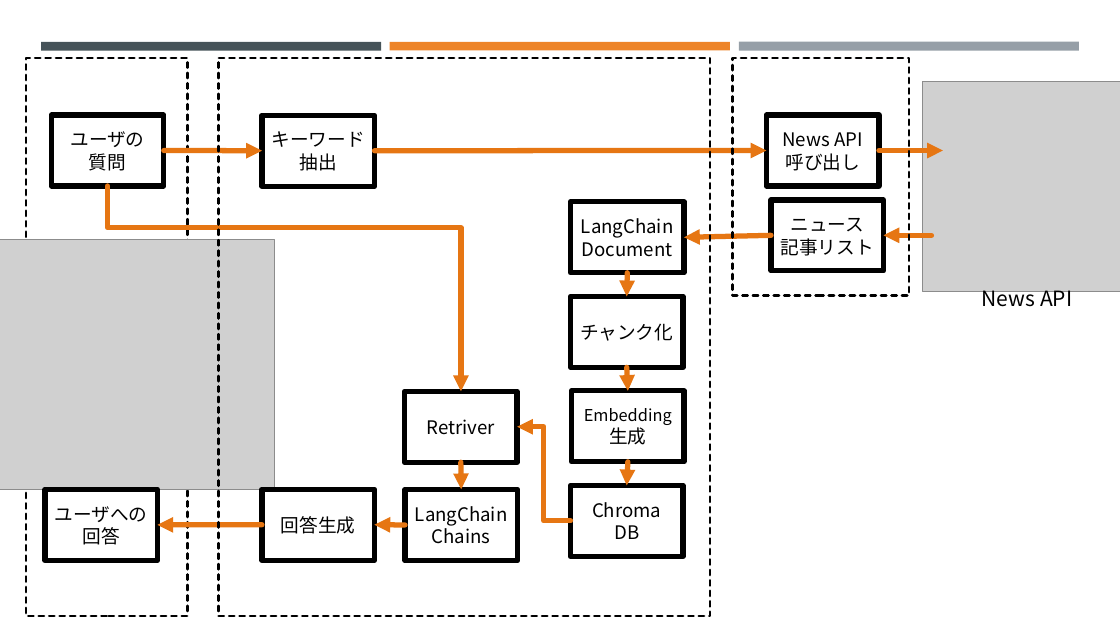
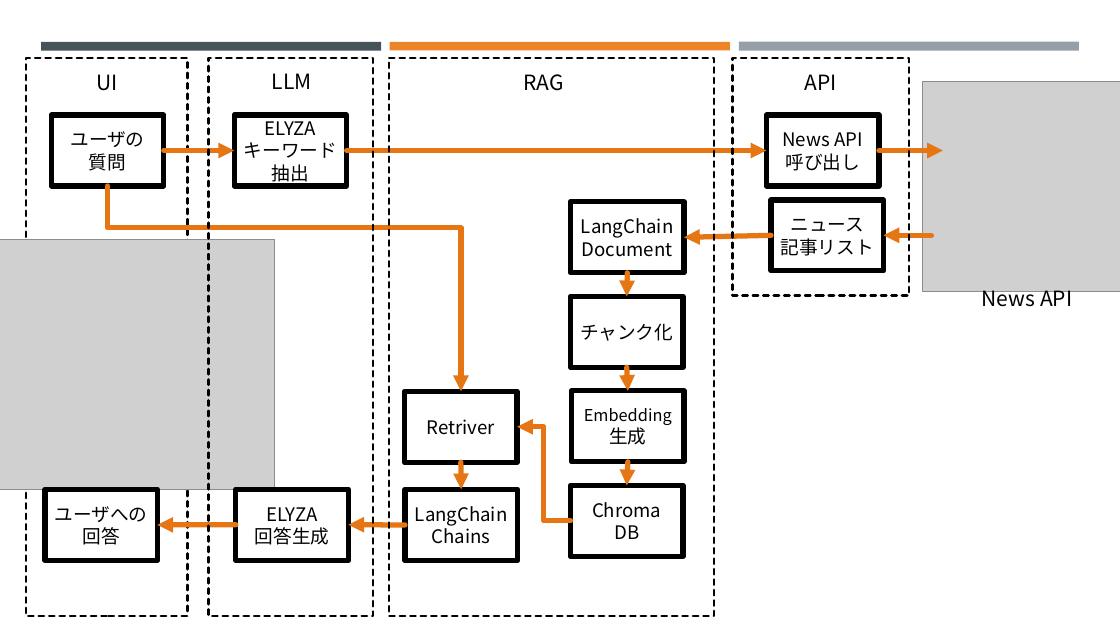
Before and after one commit to m25c1049/generative_AI, a slide deck: slide 3 of m25c1049_生成AI基礎とビジネス応用_プレゼン.pptx. Drawn at 1120x630 pixels with LibreOffice and Linux fonts; fonts in the diff are those of the drawing; grey boxes stand for pictures. Boxes give left, top, right and bottom in pixels: in the first picture for what was removed or moved away, otherwise in the second. Text is boxed around its words. In the diff, an @@ line names an element or a change of style, - is before the commit and + after.

```diff
--- a/m25c1049_生成AI基礎とビジネス応用_プレゼン.pptx
+++ b/m25c1049_生成AI基礎とビジネス応用_プレゼン.pptx
@@ rectangle resized from (x1=218, y1=58, x2=711, y2=616) to (x1=208, y1=58, x2=373, y2=616) @@
@@ rectangle added at (x1=389, y1=58, x2=714, y2=616), outline #000000 2.25 pt dashed @@
@@ text added at (x1=96, y1=74, x2=117, y2=91), 18 pt, text #000000 @@
+UI
@@ text added at (x1=272, y1=73, x2=312, y2=89), 18 pt, text #000000 @@
+LLM
@@ text added at (x1=524, y1=74, x2=564, y2=91), 18 pt, text #000000 @@
+RAG
@@ text added at (x1=805, y1=74, x2=837, y2=90), 18 pt, text #000000 @@
+API
@@ rectangle "ELYZA" moved from (x1=262, y1=115, x2=375, y2=187) to (x1=234, y1=115, x2=347, y2=187) @@
@@ text in rectangle at (x1=265, y1=116, x2=316, y2=135): paragraph added @@
+ELYZA
@@ arrow moved from (164, 150) - (262, 150) to (164, 150) - (234, 150) @@
@@ arrow moved from (375, 150) - (766, 150) to (347, 150) - (766, 150) @@
@@ rectangle "ELYZA 回答生成" moved from (x1=262, y1=489, x2=375, y2=560) to (x1=236, y1=489, x2=349, y2=560) @@
@@ text in rectangle at (x1=255, y1=507, x2=329, y2=545): text changed @@
-回答生成
+ELYZA
+回答生成
@@ arrow moved from (262, 525) - (157, 525) to (236, 525) - (157, 525) @@
@@ arrow moved from (405, 525) - (375, 525) to (405, 525) - (349, 525) @@
```
